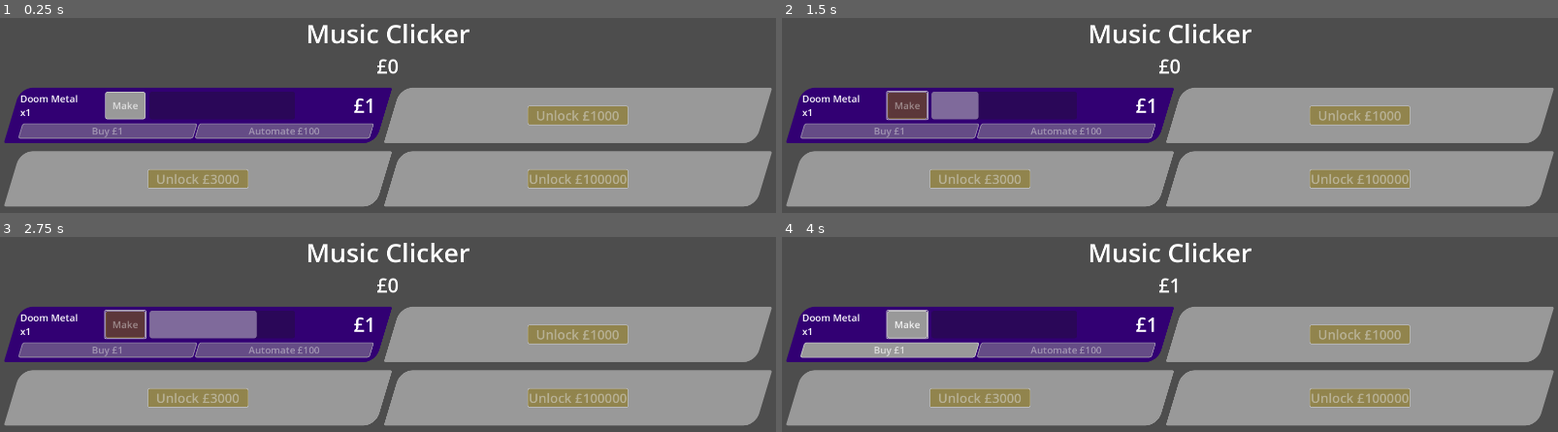
Above: before the commit, frames 1-4 (two rows, left to right).
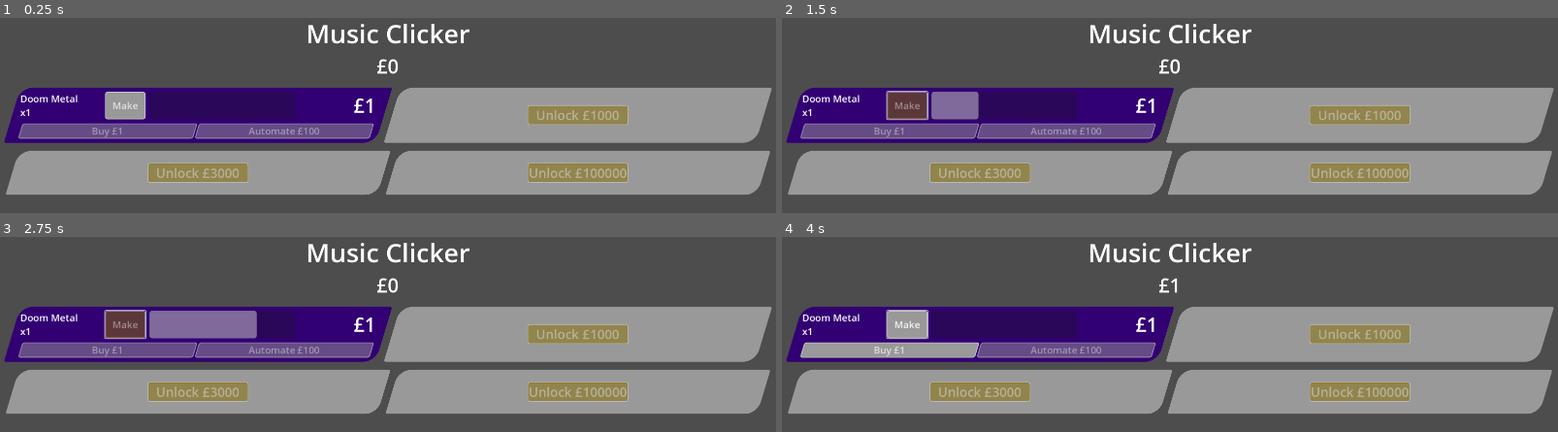
Above: after the commit, the same moments.

Repository: phrasmotica/music-clicker
Game: Godot game, scene res://game.tscn
Two runs of this game, one before a commit and one after it. Both use one fixed random seed, a clock stepped at 60 frames per second and the inputs below.
Inputs (mouse positions are in pixels of both pictures, inside the frame that each line leads up to):
- Up to frame 1 (0.25 s): no input
- Up to frame 2 (1.5 s): click "Make" at 0.5 s; tap Enter at 1.25 s; move the mouse to (1340, 203) at 1.27 s; hold D from 1.28 s (still down); hold Shift from 1.28 s (still down); click (1340, 203) at 1.42 s
- Up to frame 3 (2.75 s): release D at 2 s; release Shift at 2 s; drag from (outside the picture) to (outside the picture) at 2.02 s
- Up to frame 4 (4 s): move the mouse to (1247, 348) at 2.77 s; hold D 2.78-3.5 s; tap Z at 2.85 s; drag from (outside the picture) to (937, 379) at 3.52 s

The runs differ from the first frame. In frame 1, 8.4% of the frame differs, in the area x 0-100%, y 44-97%; in frame 2, 8.4%; in frame 3, 8.4%; in frame 4, 8.4%.

Commit message:
Fix height of product meter scene

Diff:
--- a/scenes/product_meter.tscn
+++ b/scenes/product_meter.tscn
@@ -17,7 +17,7 @@
 [sub_resource type="ShaderMaterial" id="ShaderMaterial_foft7"]
 resource_local_to_scene = true
 shader = ExtResource("4_n2ble")
-shader_parameter/rect_size = Vector2(52, 65)
+shader_parameter/rect_size = Vector2(54, 49)
 shader_parameter/key_colour = Color(0, 0, 0, 1)
 shader_parameter/highlight_colour = Color(1, 0.784314, 0, 1)
 shader_parameter/tolerance = 1.0
@@ -25,9 +25,9 @@
 shader_parameter/progress = 1.00958
 
 [node name="ProductMeter" type="PanelContainer"]
-custom_minimum_size = Vector2(860, 137)
+custom_minimum_size = Vector2(860, 109)
 offset_right = 860.0
-offset_bottom = 137.0
+offset_bottom = 109.0
 size_flags_horizontal = 3
 theme = ExtResource("1_ygrlx")
 theme_type_variation = &"ProductMeterPanel"
Not shown: 1 places in scenes/product_meter.tscn that only renumber resources
